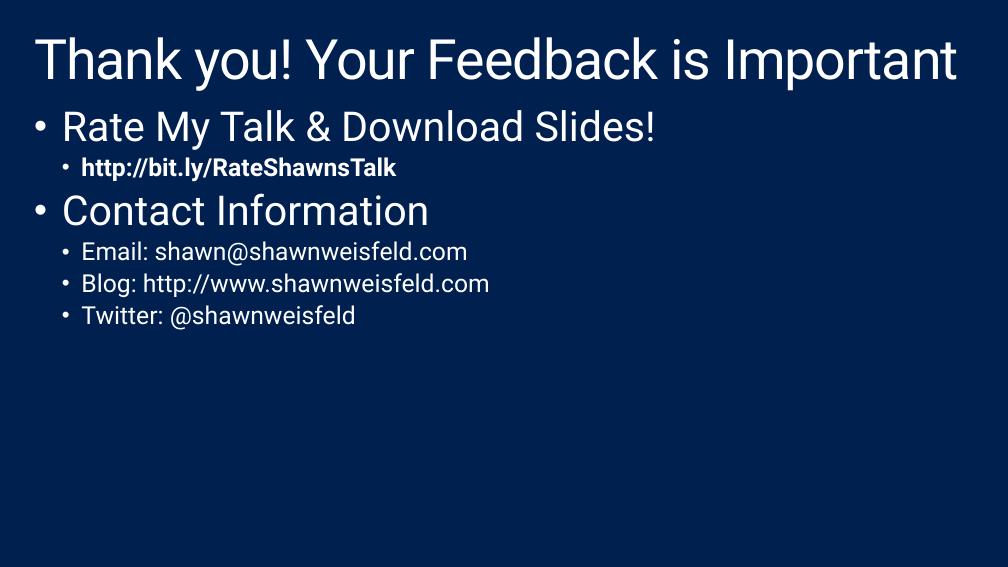
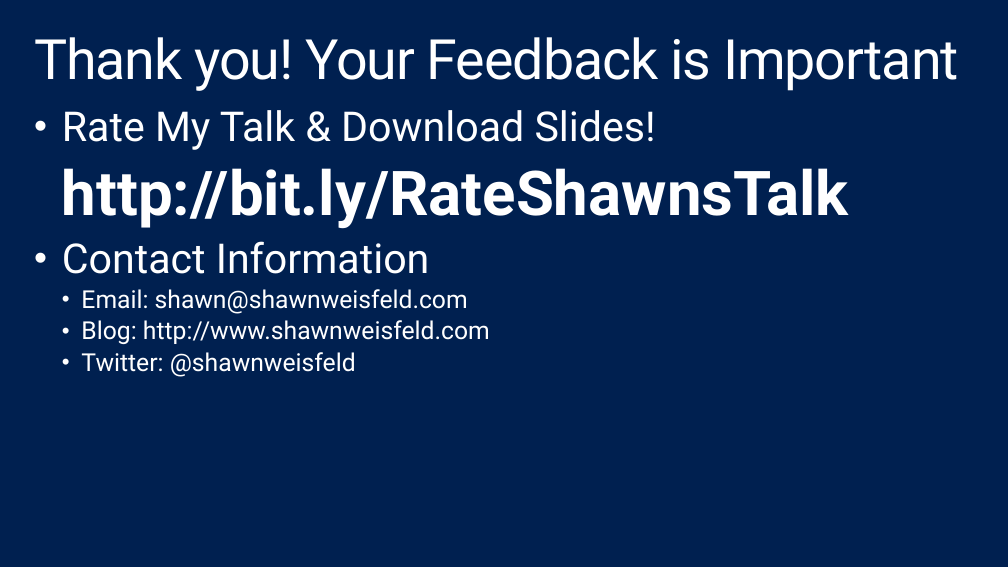
Before and after one commit to shawnweisfeld/20150514_ServiceFabric, a slide deck: slide 51 of Service Fabric.pptx (slide 52 before the commit). Drawn at 1008x567 pixels with LibreOffice and Linux fonts; fonts in the diff are those of the drawing; background and template pictures are left out. Boxes give left, top, right and bottom in pixels: in the first picture for what was removed or moved away, otherwise in the second. Text is boxed around its words. In the diff, an @@ line names an element or a change of style, - is before the commit and + after.

```diff
--- a/Service Fabric.pptx
+++ b/Service Fabric.pptx
@@ text at (62, 168, 849, 229): size 24 to 60 pt in "http://bit.ly/RateShawnsTalk"; bullet • to none; more space between paragraphs @@
```
Also in this commit, not shown: 2 other slides changed, 1 slide removed.
